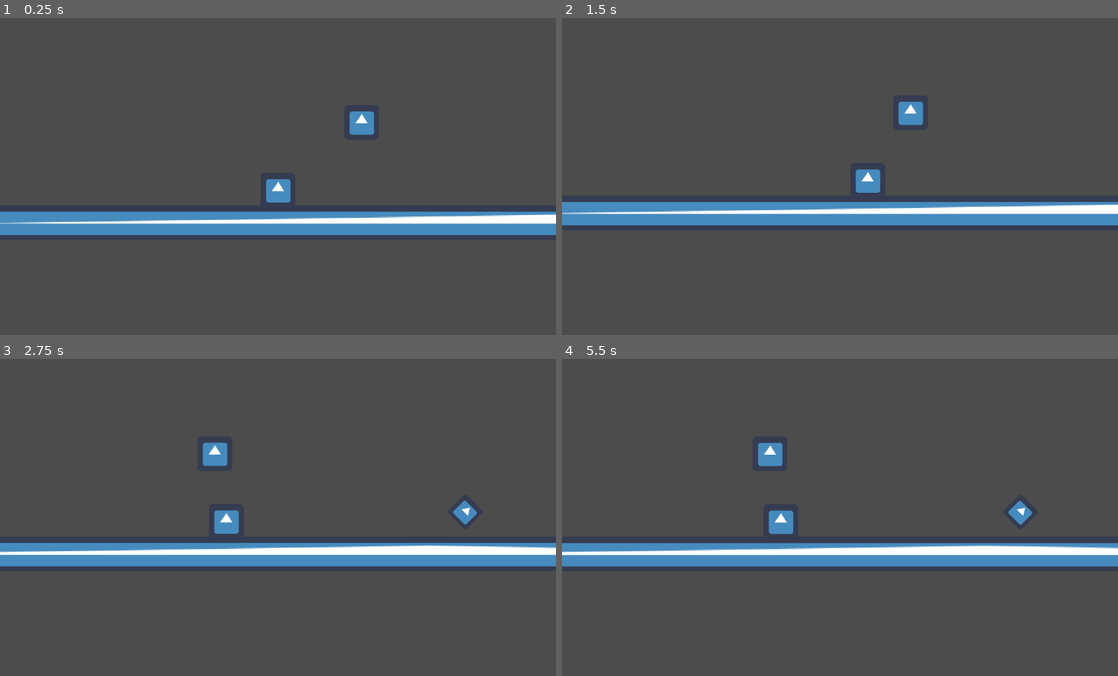
Above: before the commit, frames 1-4 (two rows, left to right).
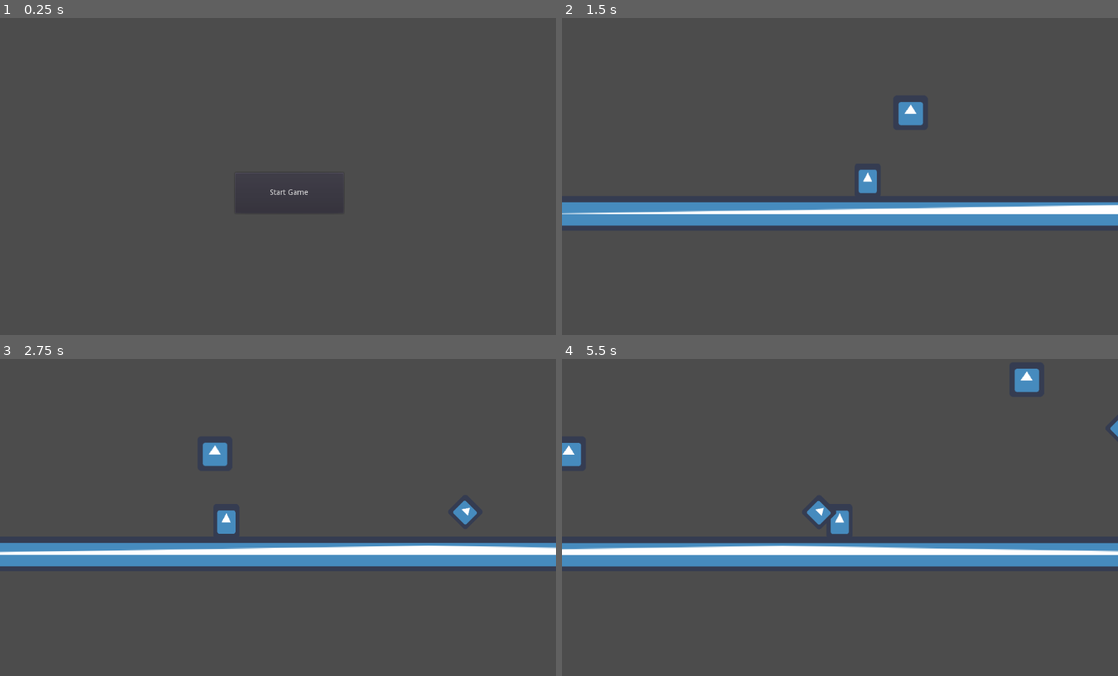
Above: after the commit, the same moments.

Repository: kydy11/godot_tutorial
Game: Godot game, scene res://scenes/game.tscn
Same seed, same stepped clock (60 frames per second), same inputs: the game is played once before the commit and once after it. Before the commit the project starts from res://game.tscn. The engine's default icon, where the game draws it, is replaced by a stand-in: a white triangle on a blue panel in a dark square.
Inputs (mouse positions are in pixels of both pictures, inside the frame that each line leads up to):
- Up to frame 1 (0.25 s): no input
- Up to frame 2 (1.5 s): click (851, 192) at 0.5 s, where only the run after the commit has a clickable "Start Game"; hold D (right) from 1.28 s (still down)
- Up to frame 3 (2.75 s): release D (right) at 2.03 s; hold A (left) from 2.03 s (still down)
- Up to frame 4 (5.5 s): release A (left) at 2.78 s; hold D (right) 2.78-3.53 s; hold W (up) 3.53-4.28 s; hold A (left) from 4.28 s (still down)

The runs differ from the first frame. In frame 1, 8.1% of the frame differs, in the area x 0-100%, y 29-69%; in frame 2, 1.1%; in frame 3, 0.1%; in frame 4, 3.1%.

Commit message:
started tutorial

Diff:
--- /dev/null
+++ b/level.gd
@@ -0,0 +1,22 @@
+class level:
+
+	var levelScene #scene
+	var levelNumb #int
+
+
+	func newLevel(scene, numb):
+		levelNumb =numb
+		levelScene =scene
+
+	#func set_levelScene(newScene):
+	#	levelScene =newScene
+
+	#func set_levelNumb(newNumb):
+	#	levelNumb =newNumb
+
+
+	func get_levelScene():
+		return levelScene
+
+	func get_levelNumb():
+		return levelNumb
--- a/menu.tscn
+++ /dev/null
@@ -1,5 +0,0 @@
-[gd_scene format=2]
-
-[node name="Control" type="Control"]
-anchor_right = 1.0
-anchor_bottom = 1.0
--- a/objects/BoundryLine.tscn
+++ b/objects/BoundryLine.tscn
@@ -1,13 +1,12 @@
 [gd_scene load_steps=3 format=2]
 
 [ext_resource path="res://scripts/boundryScript.gd" type="Script" id=1]
-
 
 [sub_resource type="SegmentShape2D" id=1]
 a = Vector2( -100, 0 )
 b = Vector2( 100, 0 )
 
-[node name="Area2D" type="Area2D"]
+[node name="BoundryLine" type="Area2D"]
 scale = Vector2( 100, 5 )
 script = ExtResource( 1 )
 
--- /dev/null
+++ b/objects/ButtonTemplate.tscn
@@ -0,0 +1,5 @@
+[gd_scene format=2]
+
+[node name="Button" type="Button"]
+margin_right = 200.0
+margin_bottom = 75.0
--- a/objects/EndArea.tscn
+++ b/objects/EndArea.tscn
@@ -2,7 +2,6 @@
 
 [ext_resource path="res://scripts/finishArea.gd" type="Script" id=1]
 [ext_resource path="res://icon.png" type="Texture" id=2]
-
 
 [sub_resource type="RectangleShape2D" id=1]
 extents = Vector2( 30, 30 )
--- a/objects/Player.tscn
+++ b/objects/Player.tscn
@@ -1,16 +1,19 @@
-[gd_scene load_steps=5 format=2]
+[gd_scene load_steps=6 format=2]
 
 [ext_resource path="res://scripts/playerScript.gd" type="Script" id=1]
 [ext_resource path="res://icon.png" type="Texture" id=2]
 
-
 [sub_resource type="RectangleShape2D" id=1]
-extents = Vector2( 30, 30 )
+extents = Vector2( 29, 30 )
 
 [sub_resource type="RectangleShape2D" id=2]
 extents = Vector2( 25, 25 )
 
+[sub_resource type="RectangleShape2D" id=3]
+extents = Vector2( 12, 10 )
+
 [node name="Player" type="KinematicBody2D"]
+scale = Vector2( 0.75, 1 )
 script = ExtResource( 1 )
 
 [node name="CollisionShape2D" type="CollisionShape2D" parent="."]
@@ -27,3 +30,13 @@
 [node name="Camera2D" type="Camera2D" parent="."]
 current = true
 smoothing_enabled = true
+
+[node name="CollisionShape2D2" type="CollisionShape2D" parent="."]
+position = Vector2( -29, -29 )
+scale = Vector2( 0.25, 0.01 )
+shape = SubResource( 3 )
+
+[node name="CollisionShape2D3" type="CollisionShape2D" parent="."]
+position = Vector2( 29, -29 )
+scale = Vector2( 0.25, 0.01 )
+shape = SubResource( 3 )
--- a/objects/damageBlock.tscn
+++ b/objects/damageBlock.tscn
@@ -1,13 +1,15 @@
-[gd_scene load_steps=4 format=2]
+[gd_scene load_steps=5 format=2]
 
 [ext_resource path="res://scripts/damageArea.gd" type="Script" id=1]
 [ext_resource path="res://icon.png" type="Texture" id=2]
 
-
 [sub_resource type="RectangleShape2D" id=1]
 extents = Vector2( 30, 30 )
 
-[node name="Area2D2" type="Area2D"]
+[sub_resource type="RectangleShape2D" id=2]
+extents = Vector2( 30, 30 )
+
+[node name="DamegeBlock" type="Area2D"]
 rotation = 0.785398
 scale = Vector2( 0.75, 0.75 )
 script = ExtResource( 1 )
@@ -17,3 +19,9 @@
 
 [node name="CollisionShape2D" type="CollisionShape2D" parent="."]
 shape = SubResource( 1 )
+
+[node name="StaticBody2D" type="StaticBody2D" parent="."]
+
+[node name="CollisionShape2D" type="CollisionShape2D" parent="StaticBody2D"]
+scale = Vector2( 0.5, 0.5 )
+shape = SubResource( 2 )
--- a/project.godot
+++ b/project.godot
@@ -16,7 +16,7 @@
 [application]
 
 config/name="godotThing"
-run/main_scene="res://game.tscn"
+run/main_scene="res://scenes/game.tscn"
 config/icon="res://icon.png"
 
 [input]
--- a/scene2.tscn
+++ /dev/null
@@ -1,19 +0,0 @@
-[gd_scene load_steps=3 format=2]
-
-[ext_resource path="res://icon.png" type="Texture" id=1]
-
-[sub_resource type="RectangleShape2D" id=3]
-extents = Vector2( 30, 30 )
-
-[node name="Node2D" type="Node2D"]
-
-[node name="StaticBody2D" type="StaticBody2D" parent="."]
-position = Vector2( 520, 600 )
-scale = Vector2( 50, 1 )
-
-[node name="Sprite" type="Sprite" parent="StaticBody2D"]
-scale = Vector2( 0.95, 1 )
-texture = ExtResource( 1 )
-
-[node name="CollisionShape2D" type="CollisionShape2D" parent="StaticBody2D"]
-shape = SubResource( 3 )
--- /dev/null
+++ b/scenes/deathMenu.tscn
@@ -0,0 +1,25 @@
+[gd_scene load_steps=4 format=2]
+
+[ext_resource path="res://objects/ButtonTemplate.tscn" type="PackedScene" id=1]
+[ext_resource path="res://scripts/toMenuBt.gd" type="Script" id=2]
+[ext_resource path="res://scripts/continueBt.gd" type="Script" id=3]
+
+[node name="Control" type="Control"]
+margin_right = 40.0
+margin_bottom = 40.0
+
+[node name="Button" parent="." instance=ExtResource( 1 )]
+margin_left = 432.722
+margin_top = 374.158
+margin_right = 632.722
+margin_bottom = 449.158
+text = "Menu"
+script = ExtResource( 2 )
+
+[node name="Button2" parent="." instance=ExtResource( 1 )]
+margin_left = 435.983
+margin_top = 183.831
+margin_right = 635.983
+margin_bottom = 258.831
+text = "Continue"
+script = ExtResource( 3 )
--- /dev/null
+++ b/scenes/exampleScene.tscn
@@ -0,0 +1,30 @@
+[gd_scene load_steps=6 format=2]
+
+[ext_resource path="res://objects/DamageBlock.tscn" type="PackedScene" id=1]
+[ext_resource path="res://objects/Floor.tscn" type="PackedScene" id=2]
+[ext_resource path="res://objects/Player.tscn" type="PackedScene" id=3]
+[ext_resource path="res://objects/EndArea.tscn" type="PackedScene" id=4]
+[ext_resource path="res://objects/Block.tscn" type="PackedScene" id=5]
+
+[node name="Node2D" type="Node2D"]
+
+[node name="DamegeBlock" parent="." instance=ExtResource( 1 )]
+position = Vector2( -92.814, 524.508 )
+
+[node name="Floor" parent="." instance=ExtResource( 2 )]
+position = Vector2( 4.31696, 595.737 )
+
+[node name="Player" parent="." instance=ExtResource( 3 )]
+position = Vector2( -356.147, 528.824 )
+
+[node name="EndArea" parent="." instance=ExtResource( 4 )]
+position = Vector2( 360.464, 384.207 )
+
+[node name="Block" parent="." instance=ExtResource( 5 )]
+position = Vector2( 235.273, 470.546 )
+
+[node name="DamegeBlock2" parent="." instance=ExtResource( 1 )]
+position = Vector2( 233.114, 379.89 )
+
+[node name="DamegeBlock3" parent="." instance=ExtResource( 1 )]
+position = Vector2( 56.1201, 524.508 )
--- /dev/null
+++ b/scenes/level3.tscn
@@ -0,0 +1,56 @@
+[gd_scene load_steps=6 format=2]
+
+[ext_resource path="res://objects/Floor.tscn" type="PackedScene" id=1]
+[ext_resource path="res://objects/Player.tscn" type="PackedScene" id=2]
+[ext_resource path="res://objects/EndArea.tscn" type="PackedScene" id=3]
+[ext_resource path="res://objects/Block.tscn" type="PackedScene" id=4]
+[ext_resource path="res://objects/BoundryLine.tscn" type="PackedScene" id=5]
+
+[node name="Node2D" type="Node2D"]
+
+[node name="Floor" parent="." instance=ExtResource( 1 )]
+position = Vector2( 0.510117, 606.384 )
+
+[node name="Player" parent="." instance=ExtResource( 2 )]
+position = Vector2( -90.1012, 511.457 )
+
+[node name="EndArea" parent="." instance=ExtResource( 3 )]
+position = Vector2( 324.933, -56.9976 )
+
+[node name="Block" parent="." instance=ExtResource( 4 )]
+position = Vector2( 480, 330 )
+
+[node name="Block2" parent="." instance=ExtResource( 4 )]
+position = Vector2( 480, 405 )
+
+[node name="Block3" parent="." instance=ExtResource( 4 )]
+position = Vector2( 300, 250 )
+
+[node name="Block4" parent="." instance=ExtResource( 4 )]
+position = Vector2( 300, 325 )
+
+[node name="Block5" parent="." instance=ExtResource( 4 )]
+position = Vector2( 300, 400 )
+
+[node name="Block6" parent="." instance=ExtResource( 4 )]
+position = Vector2( 480, 480 )
+
+[node name="Block7" parent="." instance=ExtResource( 4 )]
+position = Vector2( 474.356, 135.152 )
+
+[node name="Block8" parent="." instance=ExtResource( 4 )]
+position = Vector2( 300, 175 )
+
+[node name="Area2D" parent="." instance=ExtResource( 5 )]
+position = Vector2( 0, 1000 )
+
+[node name="Area2D2" parent="." instance=ExtResource( 5 )]
+position = Vector2( 2000, 0 )
+rotation = 1.5708
+
+[node name="Area2D3" parent="." instance=ExtResource( 5 )]
+position = Vector2( -2000, 0 )
+rotation = 1.5708
+
+[node name="Area2D4" parent="." instance=ExtResource( 5 )]
+position = Vector2( 0, -500 )
--- /dev/null
+++ b/scenes/menu.tscn
@@ -0,0 +1,16 @@
+[gd_scene load_steps=3 format=2]
+
+[ext_resource path="res://objects/ButtonTemplate.tscn" type="PackedScene" id=1]
+[ext_resource path="res://scripts/StartGameBt.gd" type="Script" id=2]
+
+[node name="Control" type="Control"]
+anchor_right = 1.0
+anchor_bottom = 1.0
+
+[node name="Button" parent="." instance=ExtResource( 1 )]
+margin_left = 432.751
+margin_top = 286.138
+margin_right = 632.751
+margin_bottom = 361.138
+text = "Start Game"
+script = ExtResource( 2 )
--- /dev/null
+++ b/scenes/scene2.tscn
@@ -0,0 +1,60 @@
+[gd_scene load_steps=7 format=2]
+
+[ext_resource path="res://objects/Player.tscn" type="PackedScene" id=1]
+[ext_resource path="res://objects/Floor.tscn" type="PackedScene" id=2]
+[ext_resource path="res://objects/EndArea.tscn" type="PackedScene" id=3]
+[ext_resource path="res://objects/Block.tscn" type="PackedScene" id=4]
+[ext_resource path="res://objects/BoundryLine.tscn" type="PackedScene" id=5]
+[ext_resource path="res://objects/DamageBlock.tscn" type="PackedScene" id=6]
+
+[node name="Node2D" type="Node2D"]
+
+[node name="Player" parent="." instance=ExtResource( 1 )]
+position = Vector2( -999.731, 667.52 )
+
+[node name="Floor" parent="." instance=ExtResource( 2 )]
+position = Vector2( 9.27258, 781.989 )
+
+[node name="EndArea" parent="." instance=ExtResource( 3 )]
+position = Vector2( 701.626, 358.54 )
+
+[node name="Block" parent="." instance=ExtResource( 4 )]
+position = Vector2( 434.811, 618.679 )
+
+[node name="Block2" parent="." instance=ExtResource( 4 )]
+position = Vector2( 686.172, 435.812 )
+
+[node name="BottomBoundry" parent="." instance=ExtResource( 5 )]
+position = Vector2( 0, 1000 )
+
+[node name="RightBoundry" parent="." instance=ExtResource( 5 )]
+position = Vector2( 2000, 0 )
+rotation = 1.5708
+
+[node name="LeftBoundry" parent="." instance=ExtResource( 5 )]
+position = Vector2( -2000, 0 )
+rotation = 1.5708
+
+[node name="TopBoundry" parent="." instance=ExtResource( 5 )]
+position = Vector2( 0, 100 )
+
+[node name="Area2D2" parent="." instance=ExtResource( 6 )]
+position = Vector2( 106.168, 698.656 )
+
+[node name="Area2D3" parent="." instance=ExtResource( 6 )]
+position = Vector2( 767.152, 674.683 )
+
+[node name="Area2D4" parent="." instance=ExtResource( 6 )]
+position = Vector2( -796.191, 715.637 )
+
+[node name="Area2D5" parent="." instance=ExtResource( 6 )]
+position = Vector2( -491.99, 711.32 )
+
+[node name="Area2D6" parent="." instance=ExtResource( 6 )]
+position = Vector2( -635.888, 711.32 )
+
+[node name="Area2D7" parent="." instance=ExtResource( 6 )]
+position = Vector2( -708.931, 712.212 )
+
+[node name="Block3" parent="." instance=ExtResource( 4 )]
+position = Vector2( -564.312, 710.945 )
--- a/testLevel.tscn
+++ b/scenes/testLevel.tscn
@@ -3,9 +3,10 @@
 [ext_resource path="res://objects/Player.tscn" type="PackedScene" id=1]
 [ext_resource path="res://objects/Floor.tscn" type="PackedScene" id=2]
 [ext_resource path="res://objects/Block.tscn" type="PackedScene" id=3]
-[ext_resource path="res://objects/damageBlock.tscn" type="PackedScene" id=4]
+[ext_resource path="res://objects/DamageBlock.tscn" type="PackedScene" id=4]
 [ext_resource path="res://objects/EndArea.tscn" type="PackedScene" id=5]
 [ext_resource path="res://objects/BoundryLine.tscn" type="PackedScene" id=6]
+
 
 [node name="Node2D" type="Node2D"]
 __meta__ = {
--- /dev/null
+++ b/scripts/StartGameBt.gd
@@ -0,0 +1,8 @@
+extends Button
+
+
+func _ready():
+	var game =get_node("/root/Game")
+	connect("pressed", game, "start_bt_pressed")
+
+#func is_pressed:
--- /dev/null
+++ b/scripts/continueBt.gd
@@ -0,0 +1,5 @@
+extends Button
+
+func _ready():
+	var game =get_node("/root/Game")
+	connect("pressed", game, "continue_bt_pressed")
--- a/scripts/damageArea.gd
+++ b/scripts/damageArea.gd
@@ -3,15 +3,17 @@
 # Declare member variables here. Examples:
 # var a = 2
 # var b = "text"
+var player
 signal damege_player(amount)
 
 # Called when the node enters the scene tree for the first time.
 func _ready():
-	var player =get_node("/root/Game/Node2D/Player")
+	player =get_node("/root/Game/Node2D/Player")
 	connect("body_entered", self, "on_body_entered")
 	connect("damege_player", player , "recieve_damege")
 func on_body_entered(body):
-	emit_signal("damege_player", 2)
+	if(body ==player):
+		emit_signal("damege_player", 2)
 
 # Called every frame. 'delta' is the elapsed time since the previous frame.
 #func _process(delta):
--- a/scripts/game.gd
+++ b/scripts/game.gd
@@ -1,18 +1,93 @@
 extends Node2D
 
+class Level:
+
+	var levelScene #scene
+	var levelInstance
+	var levelNumb #int
+
+
+	func _init(scene, numb):
+		levelNumb =numb
+		levelScene =scene
+		levelInstance =levelScene.instance()
+
+	func reset_scene():
+		levelInstance =levelScene.instance()
+
+	#func set_levelScene(newScene):
+	#	levelScene =newScene
+
+	#func set_levelNumb(newNumb):
+	#	levelNumb =newNumb
+
+
+
+
+	func get_level_instance():
+		return levelInstance
+
+	func get_level_numb():
+		return levelNumb
+
+
+
+#var level =preload("res://level.gd")
+
 var currantLevel
-#var testLevel
-var testLevel = preload("res://testLevel.tscn")
-var menu = preload("res://menu.tscn")
+var lastLevel
+
+var testLevel
+var menu
+var level2
+var deathMenu
+var level3
+
 
 func _ready():
-	currantLevel =testLevel.instance()
-	add_child(currantLevel)
+	testLevel = Level.new(load("res://scenes/testLevel.tscn"), 1)
+	menu =Level.new(load("res://scenes/menu.tscn"), 10)
+	level2 =Level.new(load("res://scenes/scene2.tscn"), 11)
+	deathMenu =Level.new(load("res://scenes/deathMenu.tscn"),100)
+	level3 =Level.new(load("res://scenes/level3.tscn"),101)
 
+	#testLevel = testLevel.newLevel(load("res://scenes/testLevel.tscn"), 1)
+	#menu =menu.newLevel(load("res://scenes/menu.tscn"), 10)
+	#level2 =level2.newLevel(load("res://scenes/scene2.tscn"), 11)
+
+	currantLevel =menu
+	add_child(currantLevel.get_level_instance())
+
+func change_scene(scene):
+
+	currantLevel.get_level_instance().call_deferred("free")
+	lastLevel=currantLevel
+	currantLevel =scene
+	currantLevel.reset_scene()
+	call_deferred("add_child", currantLevel.get_level_instance())
+
+
+
+func enter_finish():
+	if currantLevel.get_level_numb() == testLevel.get_level_numb():
+		change_scene(level2)
+	elif currantLevel.get_level_numb() == level2.get_level_numb():
+		change_scene(level3)
+	elif currantLevel.get_level_numb() == level3.get_level_numb():
+		change_scene(menu)
+
+####### simple signals
 func hit_boundry():
+	change_scene(deathMenu)
+
+func start_bt_pressed():
+	change_scene(testLevel)
+
+func to_menu():
 	change_scene(menu)
 
-func change_scene(scene):
-	remove_child(currantLevel)
-	currantLevel =scene.instance()
-	add_child(currantLevel)
+func handle_death():
+	change_scene(deathMenu)
+
+func continue_bt_pressed():
+	change_scene(lastLevel)
--- a/scripts/playerScript.gd
+++ b/scripts/playerScript.gd
@@ -11,9 +11,11 @@
 var health =8;
 
 var velocity = Vector2()
+signal player_died
 
-#func _ready():
-#	print(self.get_path())
+func _ready():
+	var game =get_node("/root/Game")
+	connect("player_died", game , "handle_death")
 
 
 func _physics_process(delta):
@@ -66,13 +68,14 @@
 	if move_and_slide(velocity/2)[1]==0:
 		velocity.y =0;
 	if move_and_slide(velocity/2)[0]==0:
-		velocity.x =0;
+		if velocity.x >0:
+			velocity.x = 0.05 *METERS;
+		elif velocity.x <0:
+			velocity.x = -0.05 *METERS;
+		elif velocity.x == 0:
+			velocity.x = 0
 
 func recieve_damege(amount):
 	health-=amount
 	if(health <=0):
-		print("dead")
-
-
-func enter_finish():
-	print("end")
+		emit_signal("player_died")
--- /dev/null
+++ b/scripts/toMenuBt.gd
@@ -0,0 +1,6 @@
+extends Button
+
+
+func _ready():
+	var game =get_node("/root/Game")
+	connect("pressed", game, "to_menu")
Renamed: game.tscn -> scenes/game.tscn
Binary file added: totorialImages/connect scene.png
Not shown, added: totorialImages/connect scene.png.import
Binary file added: totorialImages/saved object.PNG
Not shown, added: totorialImages/saved object.PNG.import
Binary file added: totorialImages/scene of objects.PNG
Not shown, added: totorialImages/scene of objects.PNG.import
